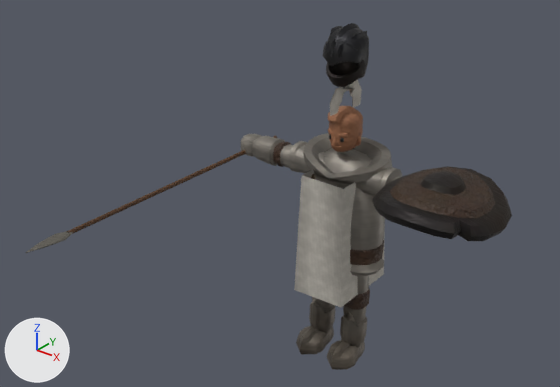
A saved change to the glTF model csharp/Unciv.Godot/Packs/units/models/unit/Hoplite.glb.
Both versions are drawn from a 50 mm lens placed at (0.925, -1.396, 1.258), pointed at (0.015, -0.258, 0.552). The lights are fixed; the arrows at lower left show +X, +Y and +Z. The picture after the commit comes second. Where no turn or scale is listed for an object, it has been applied to the vertices. Vertices at exactly the same position are counted once.

Objects in the first picture: 'Knight_Helmet', 'Round_Shield', 'Spear', 'Warrior'.
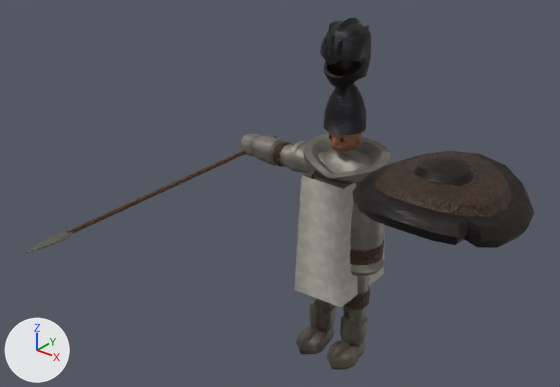
Location of each change, (x1, y1, x2, y2) in pixels of the pictures (560 x 387 px):
'Warrior', reshaped (6% narrower)
    before: (241, 80, 402, 370)
    after: (241, 83, 392, 370)
'Round_Shield', moved, rescaled (31% wider, 29% taller)
    before: (373, 166, 512, 241)
    after: (352, 151, 534, 248)
'Knight_Helmet', rescaled (11% wider, 11% taller)
    before: (323, 23, 369, 87)
    after: (320, 17, 371, 88)
part 1 of me_mesh_skinned, built on
    before: (330, 80, 362, 116)
    after: (323, 83, 366, 133)
part 2 of me_mesh_skinned, recoloured
    before: (348, 83, 362, 107)
    after: (333, 88, 366, 135)
part 3 of me_mesh_skinned, recoloured
    before: (348, 83, 362, 107)
    after: (333, 88, 366, 135)

Patch to the scene script:
```diff
--- a/csharp/Unciv.Godot/Packs/units/models/unit/Hoplite.glb.py
+++ b/csharp/Unciv.Godot/Packs/units/models/unit/Hoplite.glb.py
@@ me_mesh_skinned @@
 # used by ob_warrior; location = (0.0, 0.0, -0.008)
-me_mesh_skinned.from_pydata(...)  # 2389 vertices, 4444 faces; spans x -0.31..0.31, y -0.097..0.099, z 0.008..0.737
+me_mesh_skinned.from_pydata(...)  # 2417 vertices, 4500 faces; spans x -0.31..0.31, y -0.097..0.099, z 0.008..0.743
+# me_mesh_skinned part 1
+# 23 vertices are removed from x -0.022..0.002, y -0.064..0.043, z 0.667..0.731
+# 60 faces are deleted
+# 21 vertices move from x -0.022..0.022, y -0.018..0.06, z 0.667..0.737 to x 0.0..0.048, y -0.051..0.027, z 0.628..0.725
+# 51 vertices are added at x -0.048..0.039, y -0.049..0.047, z 0.628..0.743
+# 116 new faces join them, mat_iron
+# me_mesh_skinned part 2: 24 kept faces spanning x 0.0..0.048, y -0.051..0.027, z 0.628..0.725 get new vertex colours; the middle colour goes from light grey #c8c3b9 to dark grey #2e2e32
+# me_mesh_skinned part 3: 24 faces spanning x 0.0..0.048, y -0.051..0.027, z 0.628..0.725 switch from mat_teamcolor to mat_iron
 me_mesh_skinned.materials.append(mat_bronze)
@@ ob_round_shield @@
 ob_round_shield = bpy.data.objects.new('Round_Shield', me_mesh_round_shield)
-ob_round_shield.location = (0.286, -0.063, 0.541)
+ob_round_shield.location = (0.286, -0.064, 0.557)
 ob_round_shield.rotation_euler = (-1.571, 0.0, -3.142)  # degrees (-90, 0, -180)
-ob_round_shield.scale = (0.321, 0.321, 0.321)
+ob_round_shield.scale = (0.418, 0.418, 0.418)
@@ ob_knight_helmet @@
 ob_knight_helmet.location = (0.0, 0.0, 0.734)
-ob_knight_helmet.scale = (0.0846, 0.0913, 0.0981)
+ob_knight_helmet.scale = (0.093, 0.1, 0.108)
```
